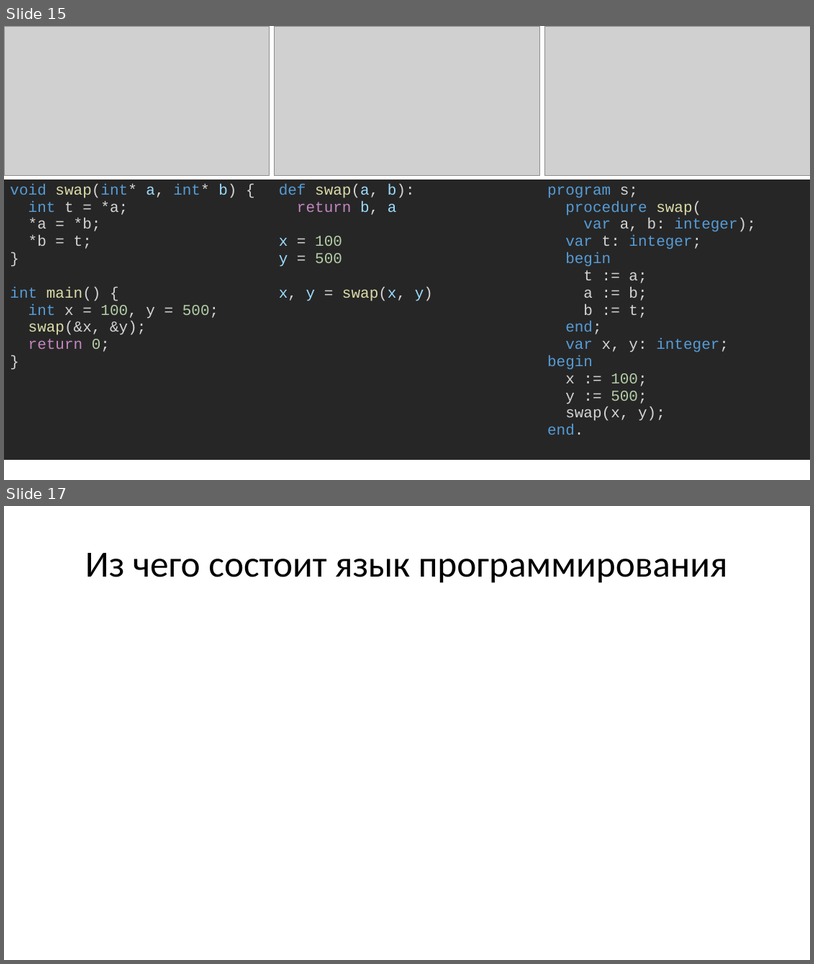
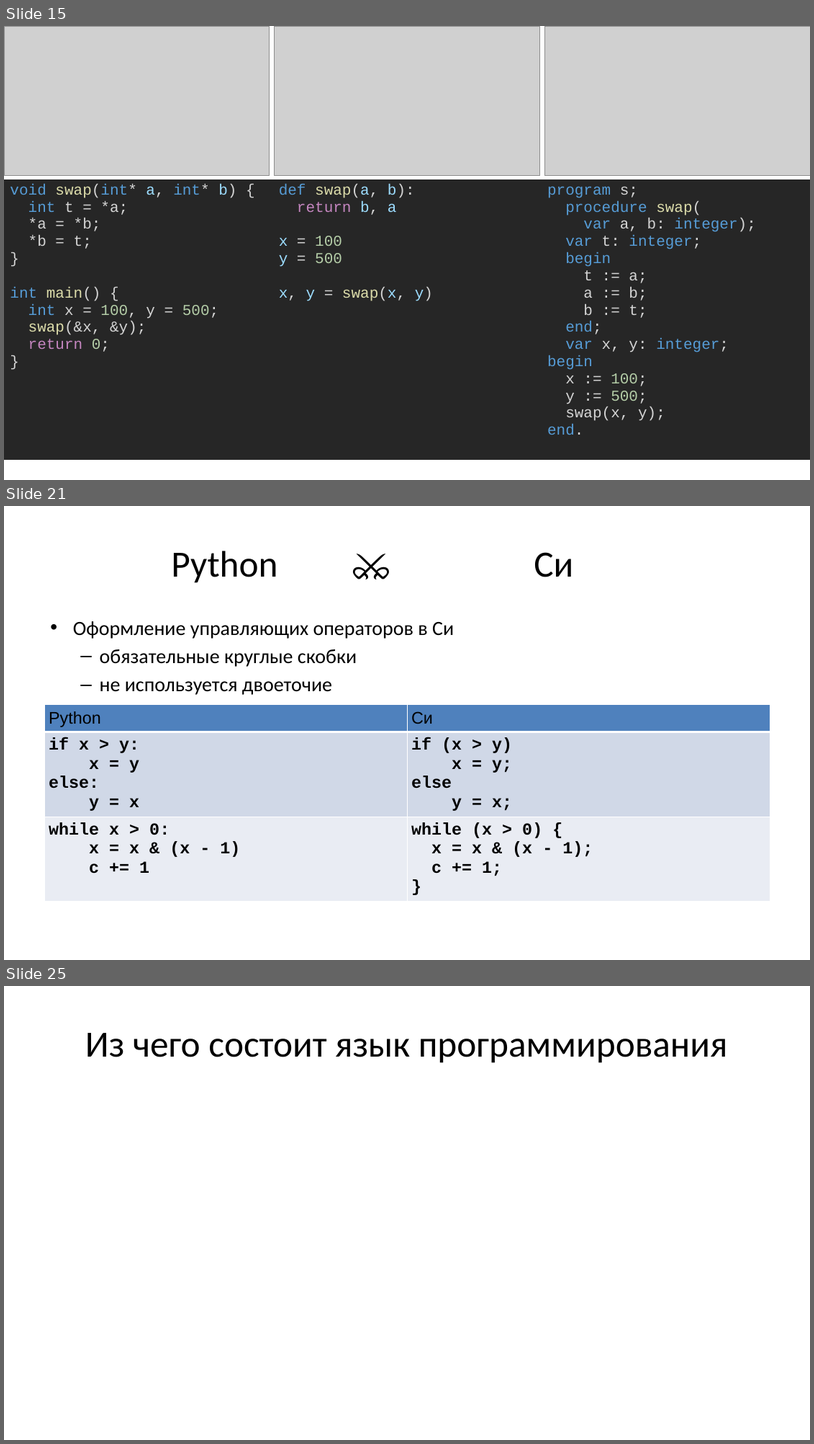
Before and after one commit to Evgueni-Petrov-aka-espetrov/Algorithms-and-Programming-in-C-pptx, a slide deck: 02.75 Лексика и концепции языка Си.pptx. Shown one above the other, each under a label of ours: slides 15 and 17 before the commit, slides 15, 21 and 25 after it; the slides between them are not shown. The pictures are 814x964 and 814x1444 pixels, drawn with LibreOffice and Linux fonts; fonts in the diff are those of the drawing; grey boxes stand for pictures. Boxes give left, top, right and bottom in pixels: in the first picture for what was removed or moved away, otherwise in the second. Text is boxed around its words. In the diff, an @@ line names an element or a change of style, - is before the commit and + after.

```diff
--- a/02.75 Лексика и концепции языка Си.pptx
+++ b/02.75 Лексика и концепции языка Си.pptx
@@ slide 21 added at [4, 506, 810, 960], background #FFFFFF @@
@@ title added at [171, 551, 574, 583], 44 pt, text #000000 @@
+Python ⚔️ Си
@@ text added at [73, 621, 454, 695], 24 pt, text #000000 @@
+• Оформление управляющих операторов в Си
+  – обязательные круглые скобки
+  – не используется двоеточие
@@ table added at [44, 705, 771, 912], 3 rows, 2 columns @@
+Python | Си
+if x > y: / x = y / else: / y = x | if (x > y) / x = y; / else / y = x;
+while x > 0: / x = x & (x - 1) / c += 1 | while (x > 0) { / x = x & (x - 1); / c += 1; / }
@@ what was slide 17 is now slide 25 @@
```
Also in this commit, not shown: 7 other slides added.
